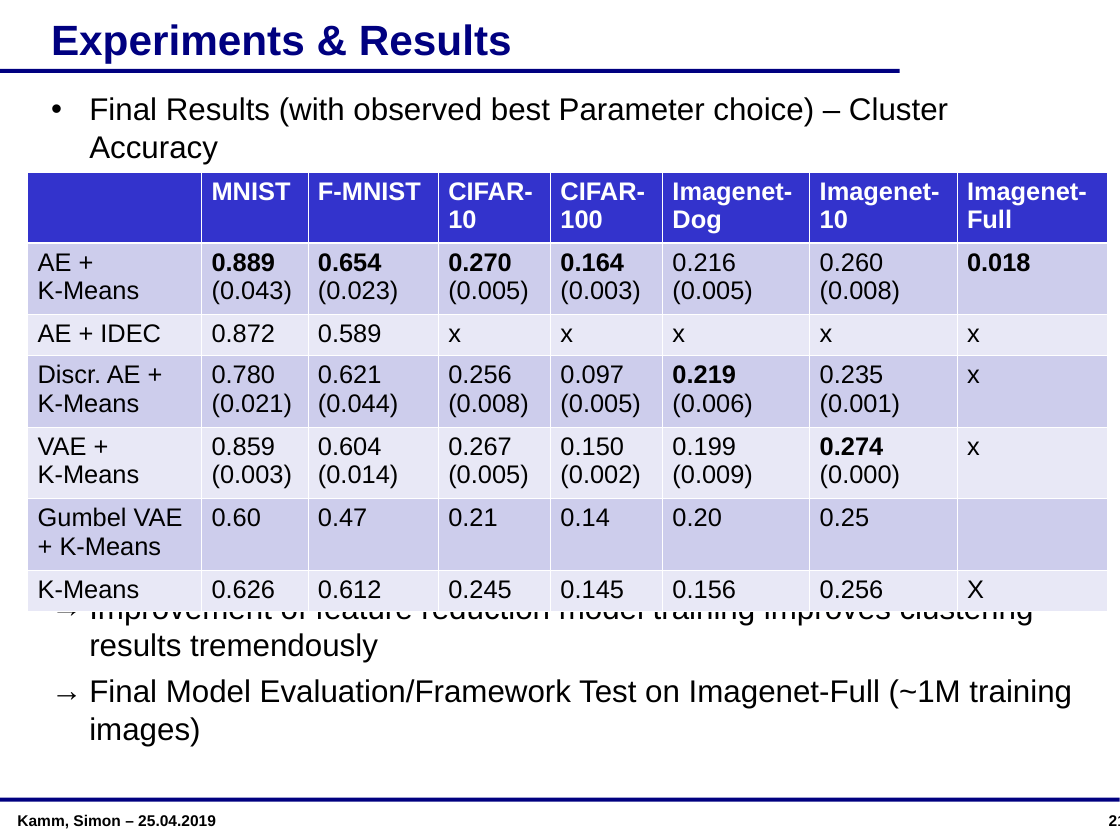
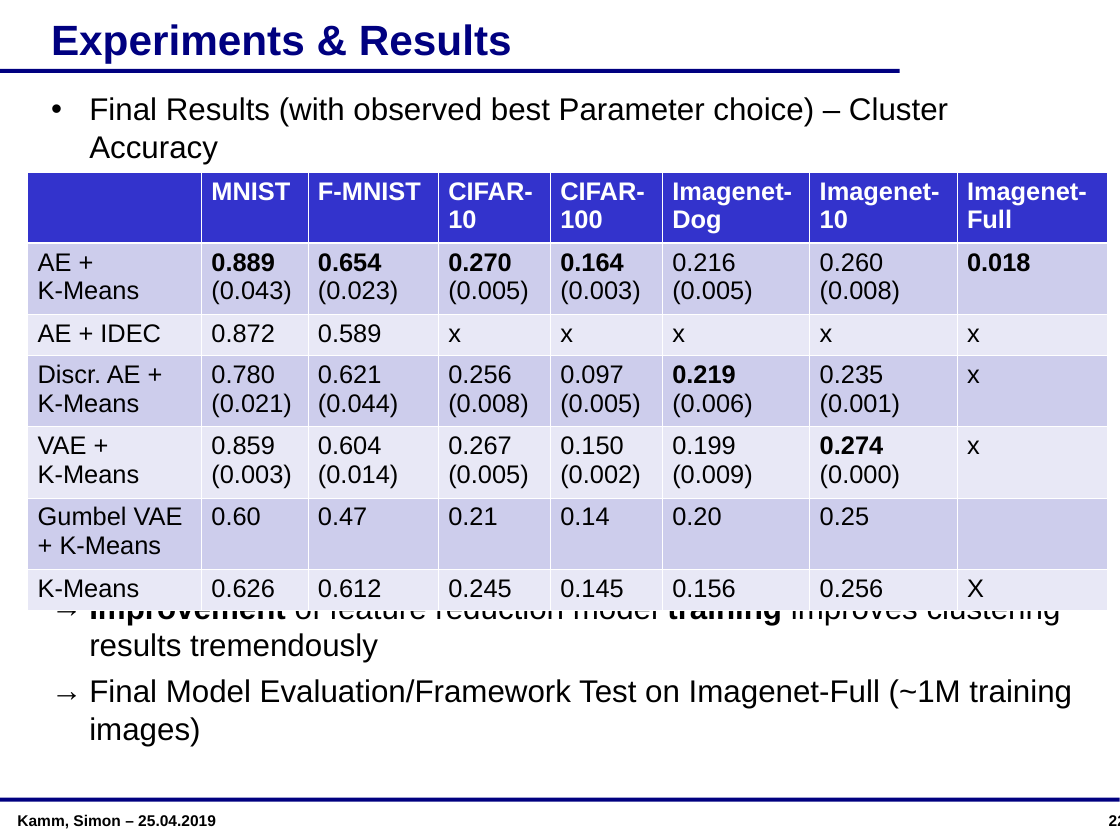
Before and after one commit to simonbuerste/Forschungsarbeit, a slide deck: slide 22 of Documentation/Pres_ResearchThesis_KammSimon.ppt (slide 21 before the commit). Drawn at 1120x840 pixels with LibreOffice and Linux fonts; fonts in the diff are those of the drawing; background and template pictures are left out. Boxes give left, top, right and bottom in pixels: in the first picture for what was removed or moved away, otherwise in the second. Text is boxed around its words. In the diff, an @@ line names an element or a change of style, - is before the commit and + after.

```diff
--- a/Documentation/Pres_ResearchThesis_KammSimon.ppt
+++ b/Documentation/Pres_ResearchThesis_KammSimon.ppt
@@ text at [89,594,1061,663]: bold on in "Improvement training" @@
@@ page number at [1109,815,1120,826]: text changed @@
-21
+22
```
Also in this commit, not shown: 11 other slides changed, 1 slide added.
